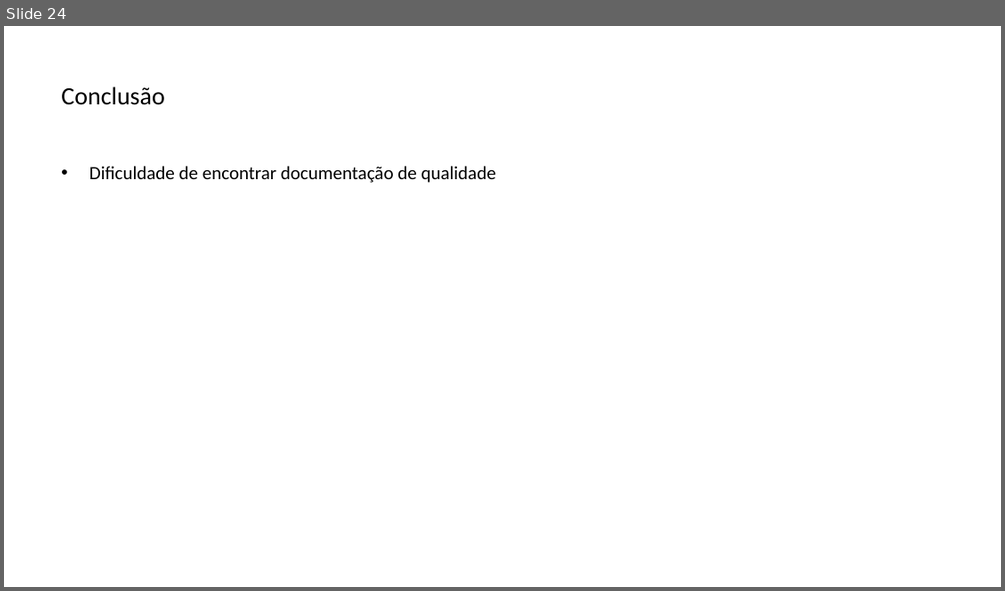
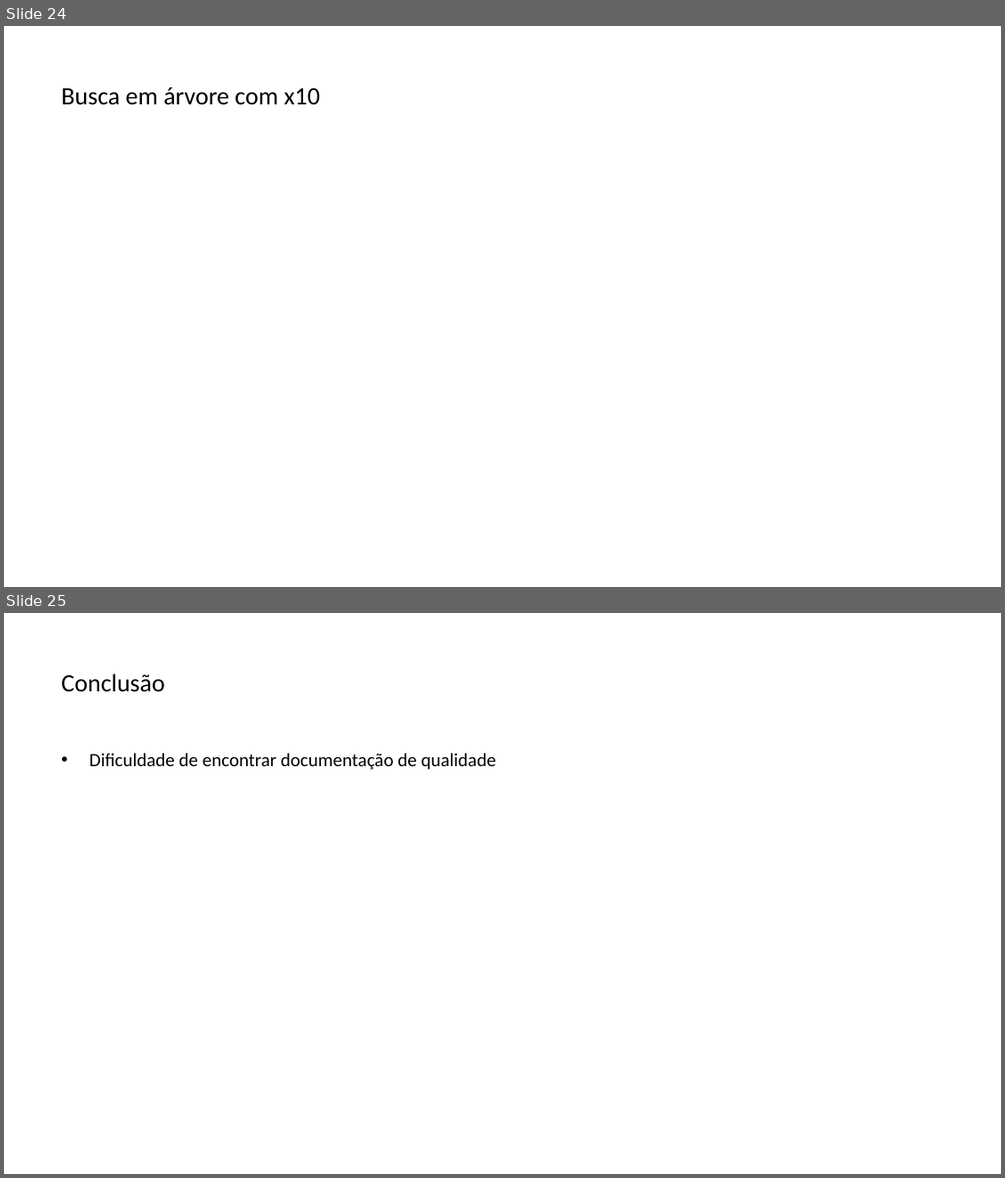
Before and after one commit to lquatrin/inf2591, a slide deck: x10.pptx. Shown one above the other, each under a label of ours: slide 24 before the commit, slides 24 and 25 after it. The pictures are 1005x591 and 1005x1178 pixels, drawn with LibreOffice and Linux fonts; fonts in the diff are those of the drawing. Boxes give left, top, right and bottom in pixels: in the first picture for what was removed or moved away, otherwise in the second. Text is boxed around its words. In the diff, an @@ line names an element or a change of style, - is before the commit and + after.

```diff
--- a/x10.pptx
+++ b/x10.pptx
@@ slide 24 added at bbox=[4, 26, 1001, 587], background #FFFFFF @@
@@ title added at bbox=[61, 87, 320, 105], 24 pt, text #000000 @@
+Busca em árvore com x10
@@ what was slide 24 is now slide 25 @@
```
Also in this commit, not shown: 22 slides changed, 1 other slide added, 1 slide removed, 5 other files.
